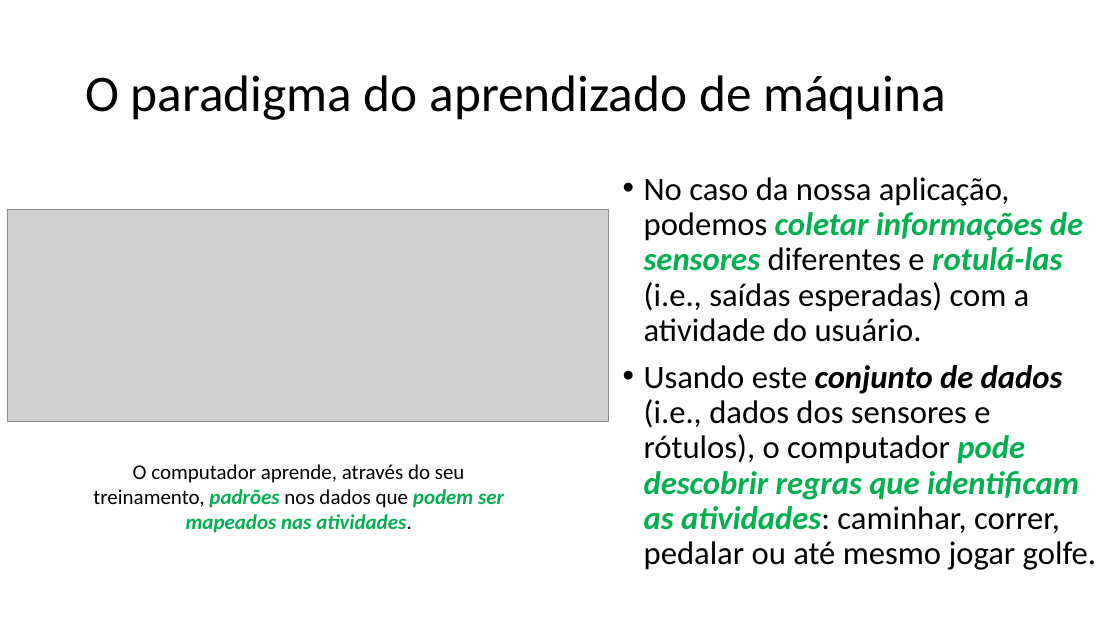
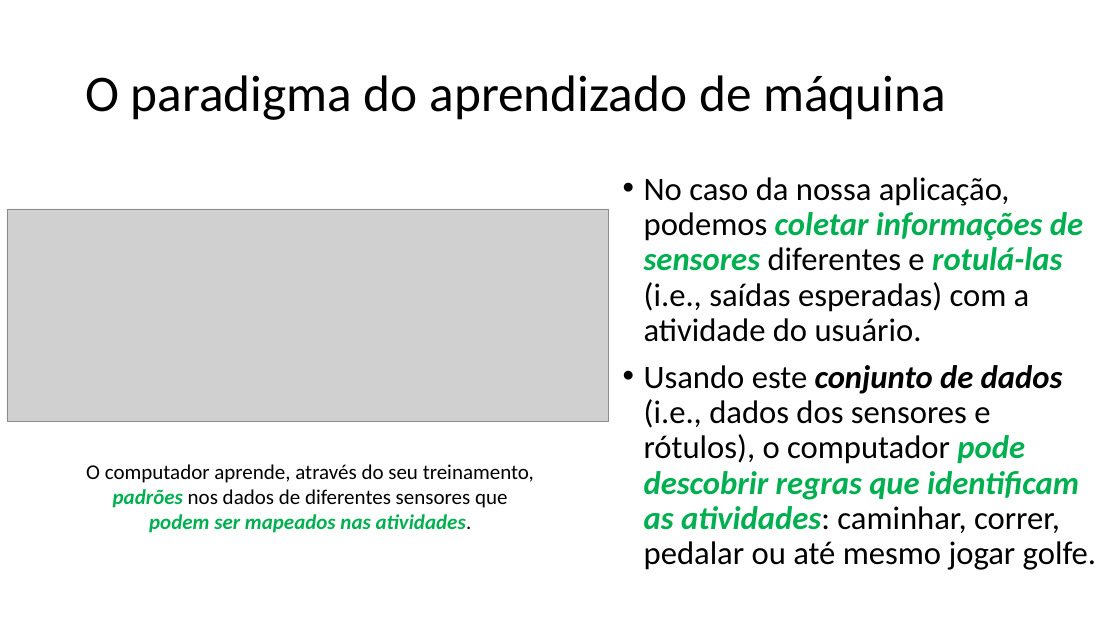
Before and after one commit to zz4fap/tp557-iot-ml, a slide deck: slide 12 of slides/TP557_4_O_Paradigma_do_Machine_Learning.pptx (slide 11 before the commit). Drawn at 1120x630 pixels with LibreOffice and Linux fonts; fonts in the diff are those of the drawing; grey boxes stand for pictures. Boxes give left, top, right and bottom in pixels: in the first picture for what was removed or moved away, otherwise in the second. Text is boxed around its words. In the diff, an @@ line names an element or a change of style, - is before the commit and + after.

```diff
--- a/slides/TP557_4_O_Paradigma_do_Machine_Learning.pptx
+++ b/slides/TP557_4_O_Paradigma_do_Machine_Learning.pptx
@@ text at (x1=86, y1=464, x2=534, y2=533): text changed @@
-O computador aprende, através do seu treinamento, padrões nos dados que podem ser mapeados nas atividades.
+O computador aprende, através do seu treinamento, padrões nos dados de diferentes sensores que podem ser mapeados nas atividades.
```
Also in this commit, not shown: 7 other slides changed, 1 slide added.
